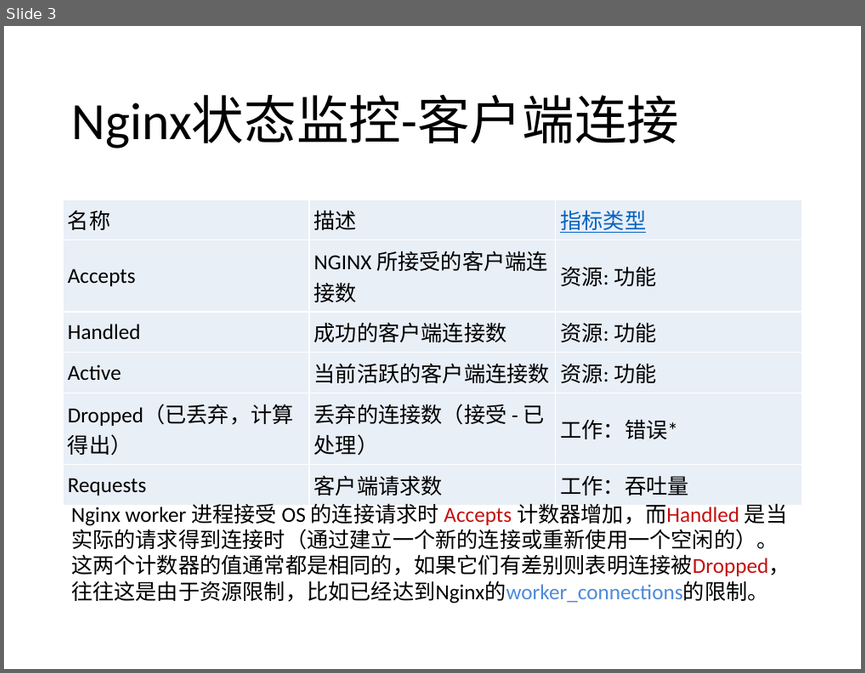
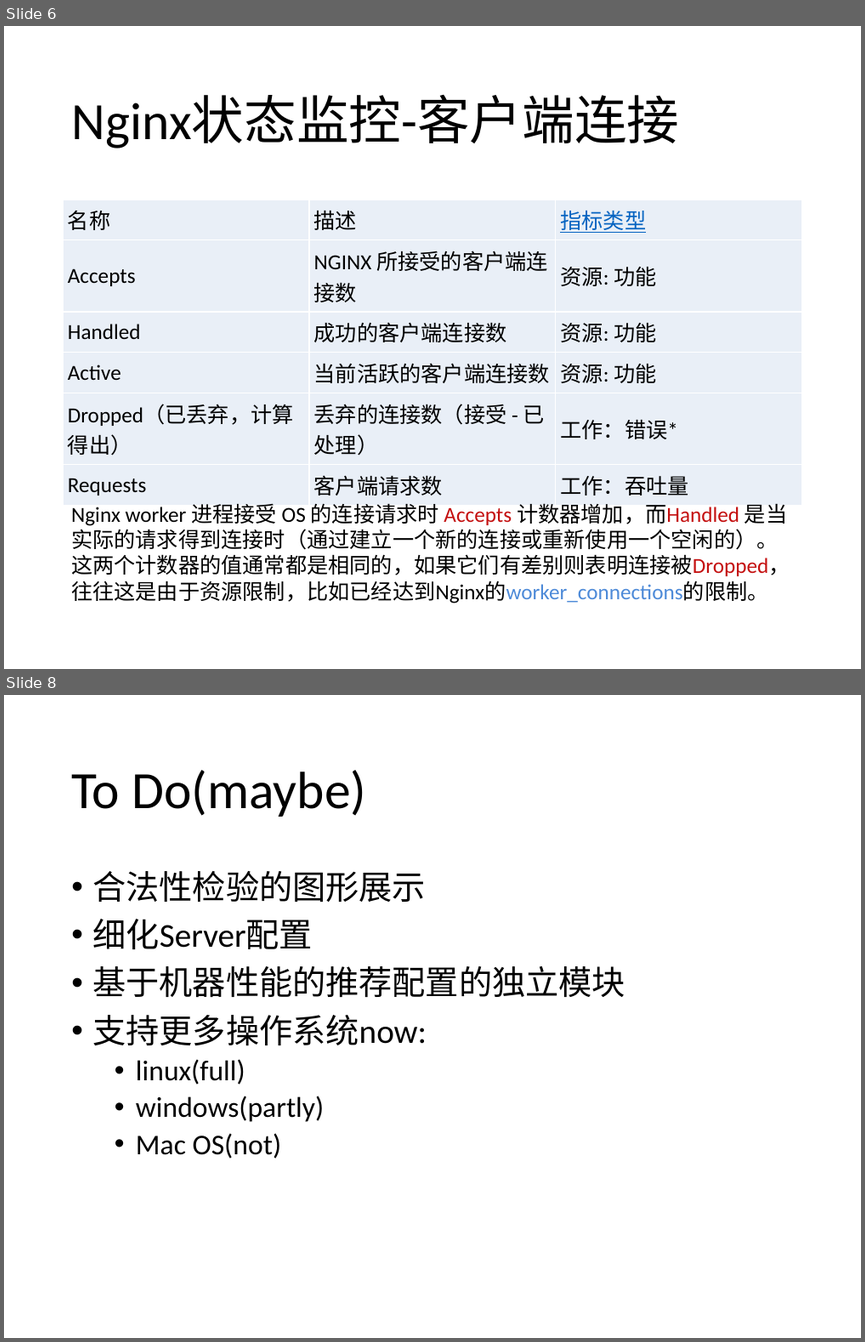
Before and after one commit to bhsei/16TeamC, a slide deck: 2.项目PPT/第九周进度.pptx. Shown one above the other, each under a label of ours: slide 3 before the commit, slides 6 and 8 after it; the slides between them are not shown. The pictures are 865x673 and 865x1342 pixels, drawn with LibreOffice and Linux fonts; fonts in the diff are those of the drawing. Boxes give left, top, right and bottom in pixels: in the first picture for what was removed or moved away, otherwise in the second. Text is boxed around its words. In the diff, an @@ line names an element or a change of style, - is before the commit and + after.

```diff
--- a/2.项目PPT/第九周进度.pptx
+++ b/2.项目PPT/第九周进度.pptx
@@ slide 8 added at [4,695,861,1338], background #FFFFFF @@
@@ title added at [71,770,366,817], 44 pt, text #000000 @@
+To Do(maybe)
@@ text added at [93,871,625,1158], 28 pt, text #000000 @@
+• 合法性检验的图形展示
+• 细化Server配置
+• 基于机器性能的推荐配置的独立模块
+• 支持更多操作系统now:
+  • linux(full)
+  • windows(partly)
+  • Mac OS(not)
@@ what was slide 3 is now slide 6 @@
```
Also in this commit, not shown: 4 other slides added, 1 slide removed, 4 other files.
